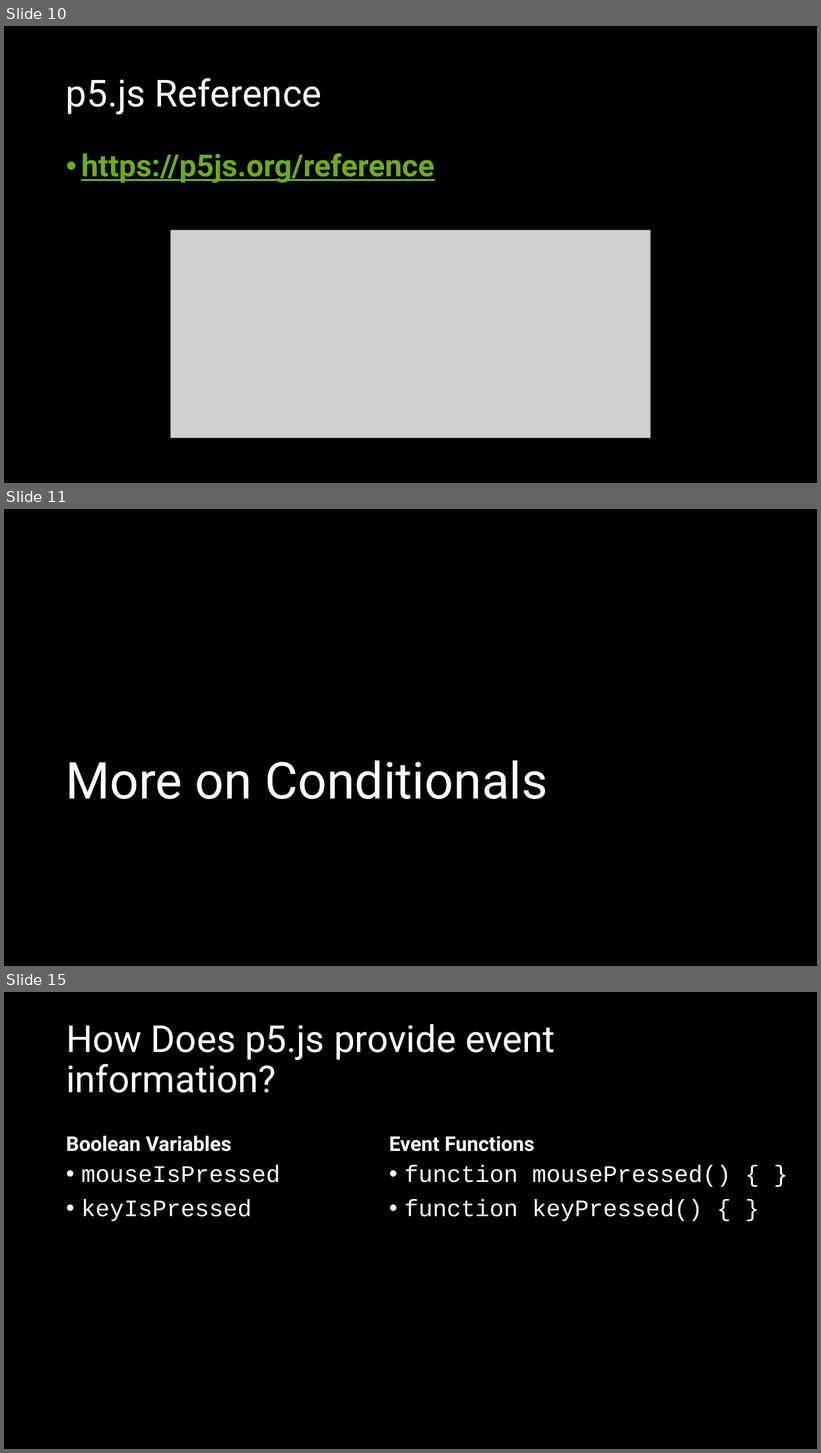
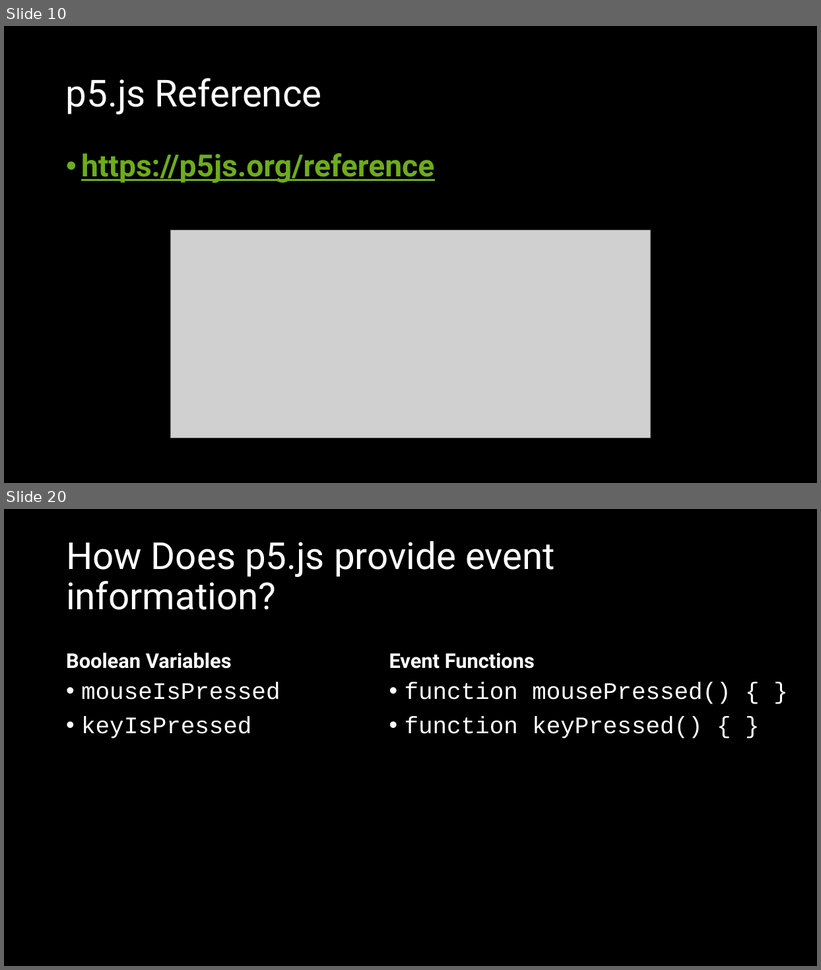
Before and after one commit to crhallberg/IMM120, a slide deck: Presentations/Sept 11 - Class 2.pptx. Shown one above the other, each under a label of ours: slides 10, 11 and 15 before the commit, slides 10 and 20 after it; the slides between them are not shown. The pictures are 821x1453 and 821x970 pixels, drawn with LibreOffice and Linux fonts; fonts in the diff are those of the drawing; grey boxes stand for pictures. Boxes give left, top, right and bottom in pixels: in the first picture for what was removed or moved away, otherwise in the second. Text is boxed around its words. In the diff, an @@ line names an element or a change of style, - is before the commit and + after.

```diff
--- a/Presentations/Sept 11 - Class 2.pptx
+++ b/Presentations/Sept 11 - Class 2.pptx
@@ slide 11 removed at <box>4,509,817,966</box>, background #000000 @@
@@ title removed at <box>65,760,548,799</box> @@
-More on Conditionals
@@ what was slide 15 is now slide 20 @@
```
Also in this commit, not shown: 2 slides changed, 14 slides added, 2 other slides removed, 3 other files.
